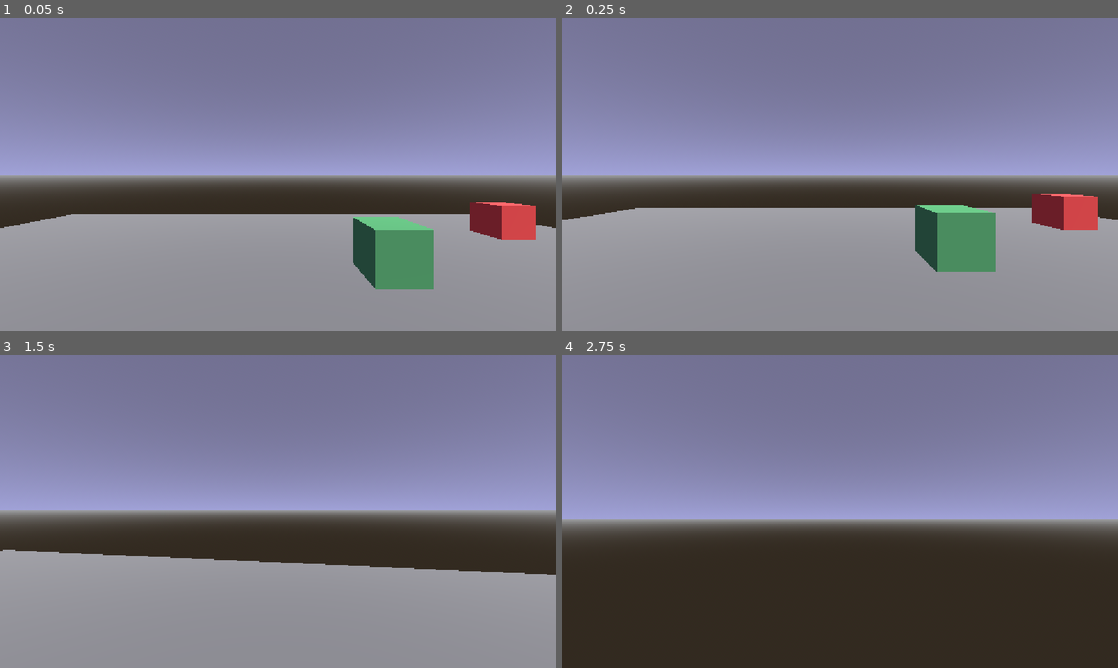
Above: before the commit, frames 1-4 (two rows, left to right).
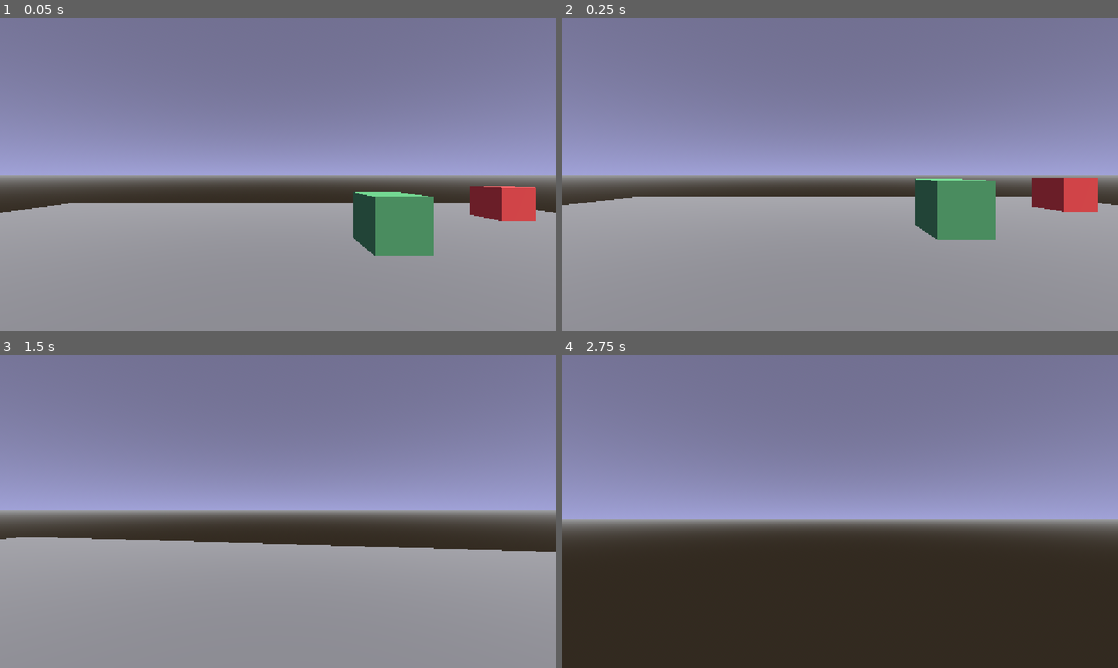
Above: after the commit, the same moments.

Repository: BirdOfAsh/SystemPrototyping
Game: Godot game, scene res://TestScenes/3d_test_scene.tscn
Same seed, same stepped clock (60 frames per second), same inputs: the game is played once before the commit and once after it.
Inputs (mouse positions are in pixels of both pictures, inside the frame that each line leads up to):
- Up to frame 1 (0.05 s): no input
- Up to frame 2 (0.25 s): no input
- Up to frame 3 (1.5 s): tap Enter (ui_accept) at 0.5, 0.77 s; move the mouse to (305, 511) at 0.52 s; hold W (forward) from 0.53 s (still down); move the mouse to (250, 511) at 1.27 s
- Up to frame 4 (2.75 s): keep holding W (forward); tap Enter (ui_accept) at 1.52 s; move the mouse to (851, 505) at 2.02 s

The runs differ from the first frame. In frame 1, 7.1% of the frame differs, in the area x 0-100%, y 53-87%; in frame 2, 6.9%; in frame 3, 5.9%; in frame 4, nothing differs.

Commit message:
swapping out player into test scene

Diff:
--- /dev/null
+++ b/TestScenes/3d_test_scene.gd
@@ -0,0 +1,13 @@
+extends Node3D
+
+
+
+func _input(event: InputEvent) -> void:
+	# show cursor in first person mode
+	if event.is_action_pressed("ui_cancel"):
+		Input.mouse_mode = Input.MOUSE_MODE_VISIBLE
+
+	# capture cursor on mouse click
+	if event is InputEventMouseButton and event.pressed:
+		if Input.mouse_mode == Input.MOUSE_MODE_VISIBLE:
+			Input.mouse_mode = Input.MOUSE_MODE_CAPTURED
--- a/TestScenes/3d_test_scene.tscn
+++ b/TestScenes/3d_test_scene.tscn
@@ -1,6 +1,8 @@
 [gd_scene format=3 uid="uid://dq521yv540kc4"]
 
-[ext_resource type="PackedScene" uid="uid://clrsx6gv2par8" path="res://TestScenes/TestPlayer/test_character_body_3d.tscn" id="1_cvhhh"]
+[ext_resource type="PackedScene" uid="uid://do0myq6fv7yt8" path="res://Content/Player/player.tscn" id="1_0nwbt"]
+[ext_resource type="Script" uid="uid://bs7obevv0opd3" path="res://TestScenes/3d_test_scene.gd" id="1_s4kwc"]
+[ext_resource type="PackedScene" uid="uid://nekq4r2o4b1h" path="res://DyamicDepthOfFieldCamera/dynamic_depth_of_field_camera.tscn" id="2_s4kwc"]
 
 [sub_resource type="ProceduralSkyMaterial" id="ProceduralSkyMaterial_0nwbt"]
 sky_top_color = Color(0.4419165, 0.43537632, 0.5649791, 1)
@@ -48,6 +50,7 @@
 material = SubResource("StandardMaterial3D_gavsq")
 
 [node name="3DTestScene" type="Node3D" unique_id=1054109051]
+script = ExtResource("1_s4kwc")
 
 [node name="WorldEnvironment" type="WorldEnvironment" parent="." unique_id=1231319004]
 environment = SubResource("Environment_g4v7s")
@@ -89,8 +92,14 @@
 [node name="MeshInstance3D" type="MeshInstance3D" parent="WorldObjects/GreenCube" unique_id=1137159064]
 mesh = SubResource("BoxMesh_82ios")
 
-[node name="CharacterBody3D" parent="." unique_id=640207907 instance=ExtResource("1_cvhhh")]
-transform = Transform3D(1, 0, 0, 0, 1, 0, 0, 0, 1, 0, 1.9427662, 0)
-
 [node name="DirectionalLight3D" type="DirectionalLight3D" parent="." unique_id=1490893086]
 transform = Transform3D(-0.8042758, -0.5942562, 0, 0.2879123, -0.38966507, 0.8747958, -0.5198528, 0.7035771, 0.48449185, 0, 50.36818, 0)
+
+[node name="Player" parent="." unique_id=1495724798 instance=ExtResource("1_0nwbt")]
+transform = Transform3D(1, 0, 0, 0, 1, 0, 0, 0, 1, 0, 1.3914839, 0)
+collision_layer = 1
+collision_mask = 1
+
+[node name="DynamicDepthOfFieldCamera" parent="Player/Head" parent_id_path=PackedInt32Array(1495724798, 37865752) index="0" unique_id=1730595217 instance=ExtResource("2_s4kwc")]
+
+[editable path="Player"]
--- a/TestScenes/TestPlayer/test_character_body_3d.gd
+++ b/TestScenes/TestPlayer/test_character_body_3d.gd
@@ -28,7 +28,7 @@
 
 	# Get the input direction and handle the movement/deceleration.
 	# As good practice, you should replace UI actions with custom gameplay actions.
-	var input_dir := Input.get_vector("left", "right", "forward", "backward")
+	var input_dir := Input.get_vector("left", "right", "forward", "back")
 	var direction := (transform.basis * Vector3(input_dir.x, 0, input_dir.y)).normalized()
 	if direction:
 		velocity.x = direction.x * speed
--- a/project.godot
+++ b/project.godot
@@ -55,7 +55,7 @@
 "events": [Object(InputEventKey,"resource_local_to_scene":false,"resource_name":"","device":-1,"window_id":0,"alt_press …(192 unchanged characters)…
 ]
 }
-backward={
+back={
 "deadzone": 0.2,
 "events": [Object(InputEventKey,"resource_local_to_scene":false,"resource_name":"","device":-1,"window_id":0,"alt_press …(192 unchanged characters)…
 ]
Not shown, added: TestScenes/3d_test_scene.gd.uid
